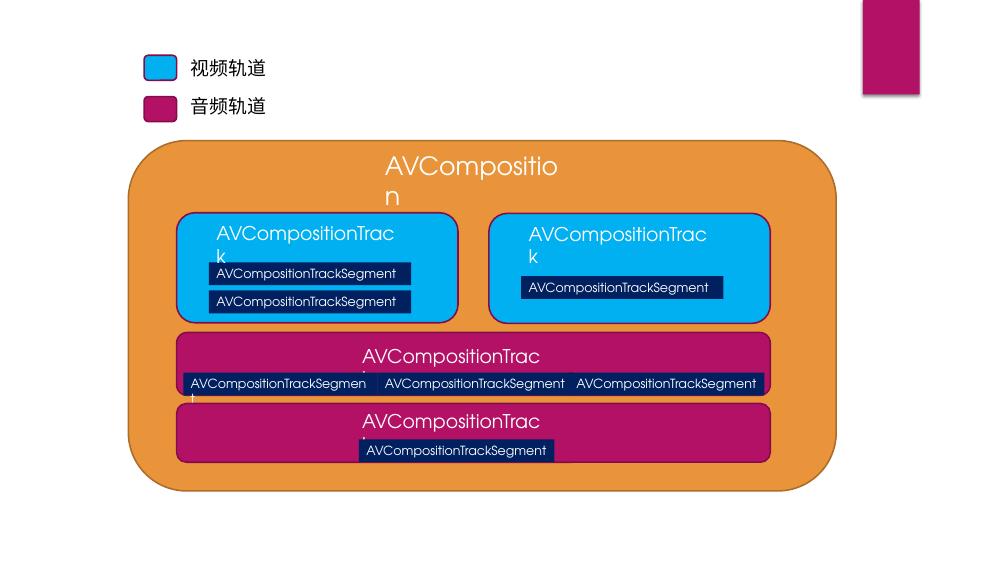
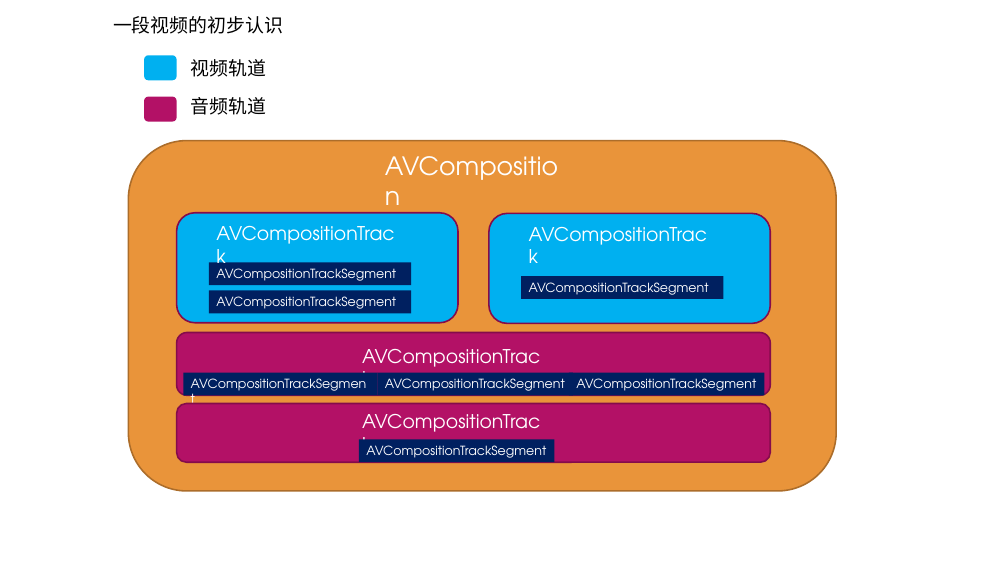
Before and after one commit to benben2019/BBVideoBox, a slide deck: slide 5 of AVFoundation-音视频剪辑.pptx. Drawn at 1008x567 pixels with LibreOffice and Linux fonts; fonts in the diff are those of the drawing. Boxes give left, top, right and bottom in pixels: in the first picture for what was removed or moved away, otherwise in the second. Text is boxed around its words. In the diff, an @@ line names an element or a change of style, - is before the commit and + after.

```diff
--- a/AVFoundation-音视频剪辑.pptx
+++ b/AVFoundation-音视频剪辑.pptx
@@ text added at [113,16,283,34], 18 pt, text #000000 @@
+一段视频的初步认识
@@ rectangle removed at [863,0,920,95] @@
@@ rounded rectangle at [144,55,177,80]: outline #840D4B 1.5 pt to none @@
@@ rounded rectangle at [144,97,177,122]: outline #840D4B 1.5 pt to none @@
```
Also in this commit, not shown: 4 other slides changed, 11 slides added, 2 slides removed, 2 other files.
